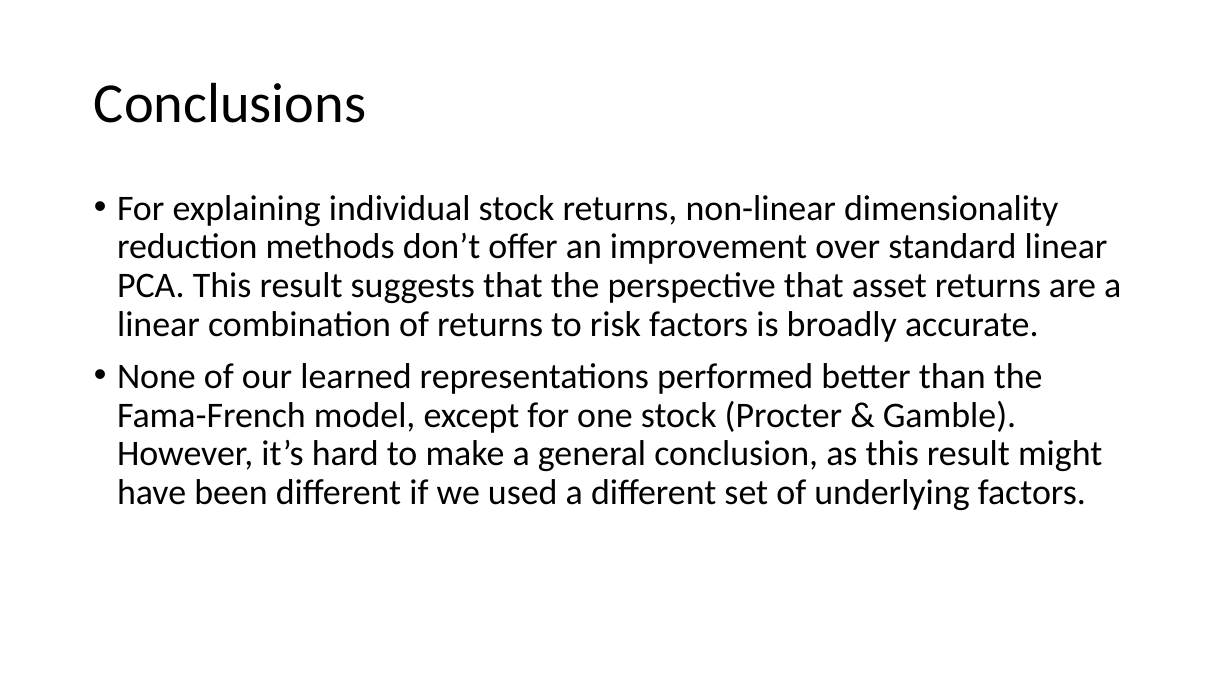
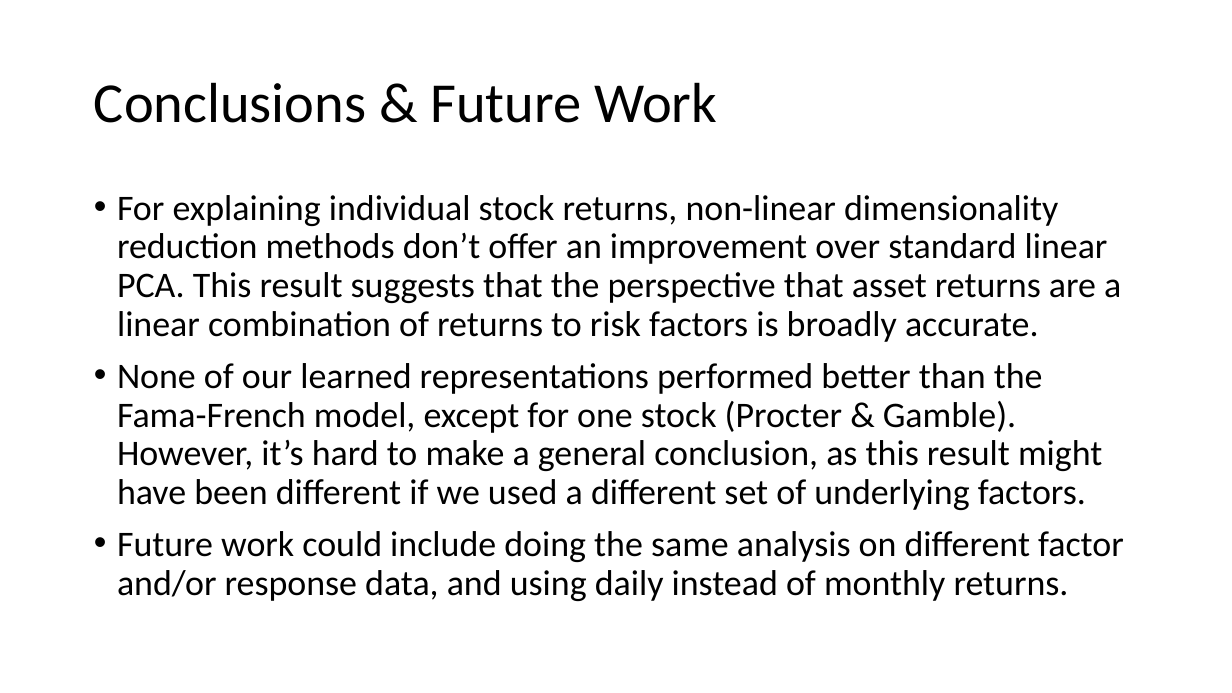
Before and after one commit to jgdenby/PortfolioFactorAnalysis, a slide deck: slide 8 of Final Presentation_DRAFT.pptx. Drawn at 1232x693 pixels with LibreOffice and Linux fonts; fonts in the diff are those of the drawing. Boxes give left, top, right and bottom in pixels: in the first picture for what was removed or moved away, otherwise in the second. Text is boxed around its words. In the diff, an @@ line names an element or a change of style, - is before the commit and + after.

Commit message:
created PDF of final presentation

```diff
--- a/Final Presentation_DRAFT.pptx
+++ b/Final Presentation_DRAFT.pptx
@@ title at box(94, 82, 717, 123): text changed @@
-Conclusions
+Conclusions & Future Work
@@ text at box(117, 531, 1124, 601): paragraph added @@
+• Future work could include doing the same analysis on different factor and/or response data, and using daily instead of monthly returns.
```
Also in this commit, not shown: 1 other file.
